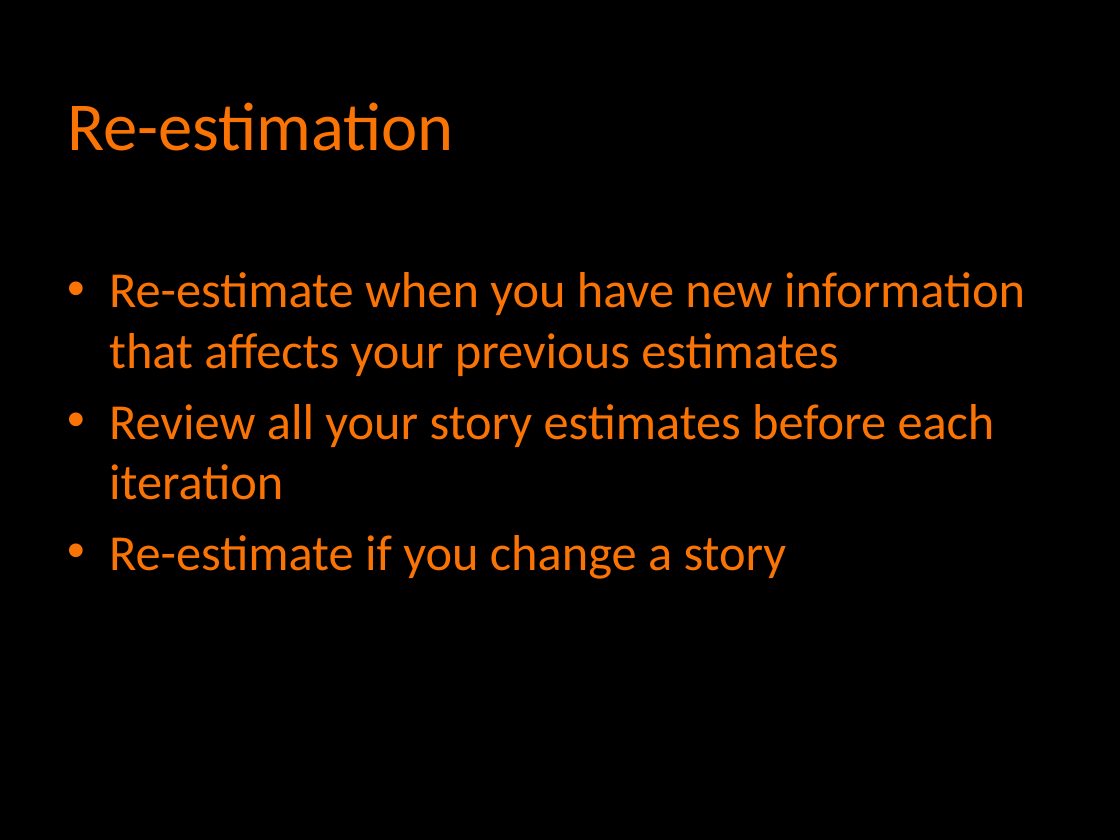
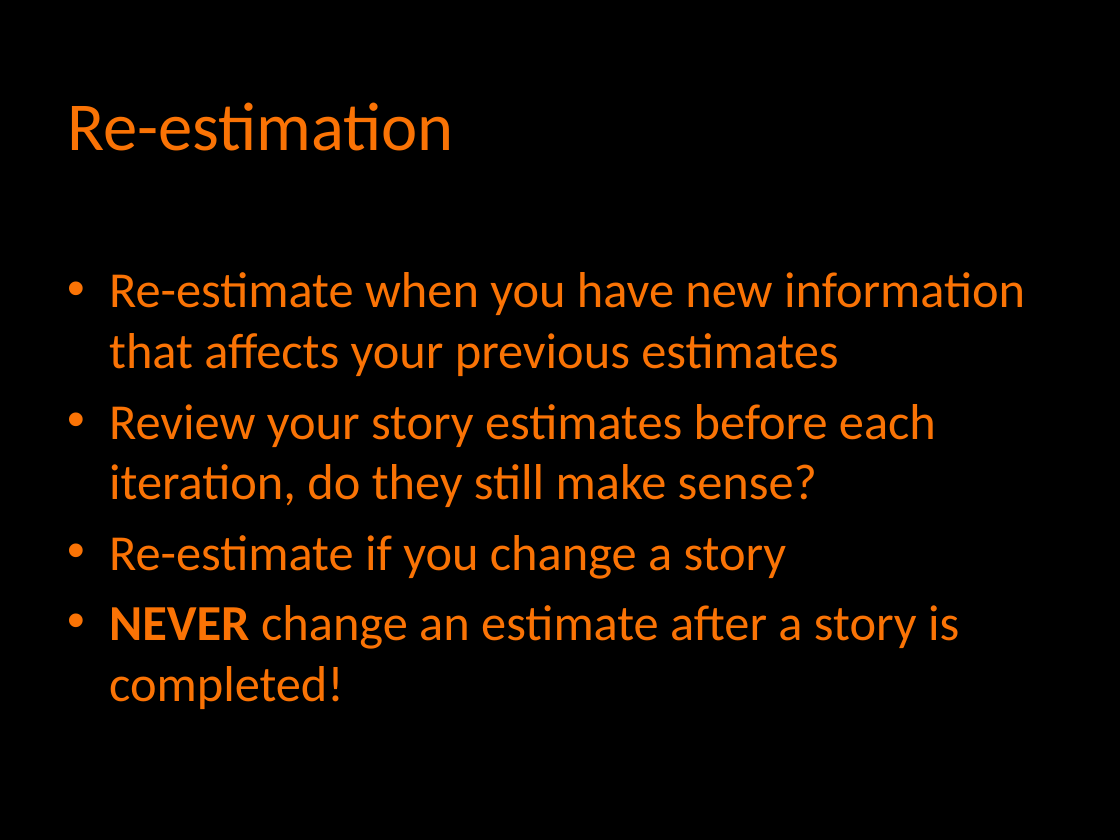
Before and after one commit to agilefire/November2010, a slide deck: slide 20 of Agile Firestarter Autumn 2010 Agile Estimation.pptx (slide 18 before the commit). Drawn at 1120x840 pixels with LibreOffice and Linux fonts; fonts in the diff are those of the drawing. Boxes give left, top, right and bottom in pixels: in the first picture for what was removed or moved away, otherwise in the second. Text is boxed around its words. In the diff, an @@ line names an element or a change of style, - is before the commit and + after.

Commit message:
Updated the estimation deck.

```diff
--- a/Agile Firestarter Autumn 2010 Agile Estimation.pptx
+++ b/Agile Firestarter Autumn 2010 Agile Estimation.pptx
@@ text at (x1=109, y1=404, x2=936, y2=507): text changed @@
-• Review all your story estimates before each iteration
+• Review your story estimates before each iteration, do they still make sense?
@@ text at (x1=109, y1=605, x2=959, y2=709): paragraph added @@
+• NEVER change an estimate after a story is completed!
```
Also in this commit, not shown: 12 other slides changed, 3 slides added, 1 slide removed.
